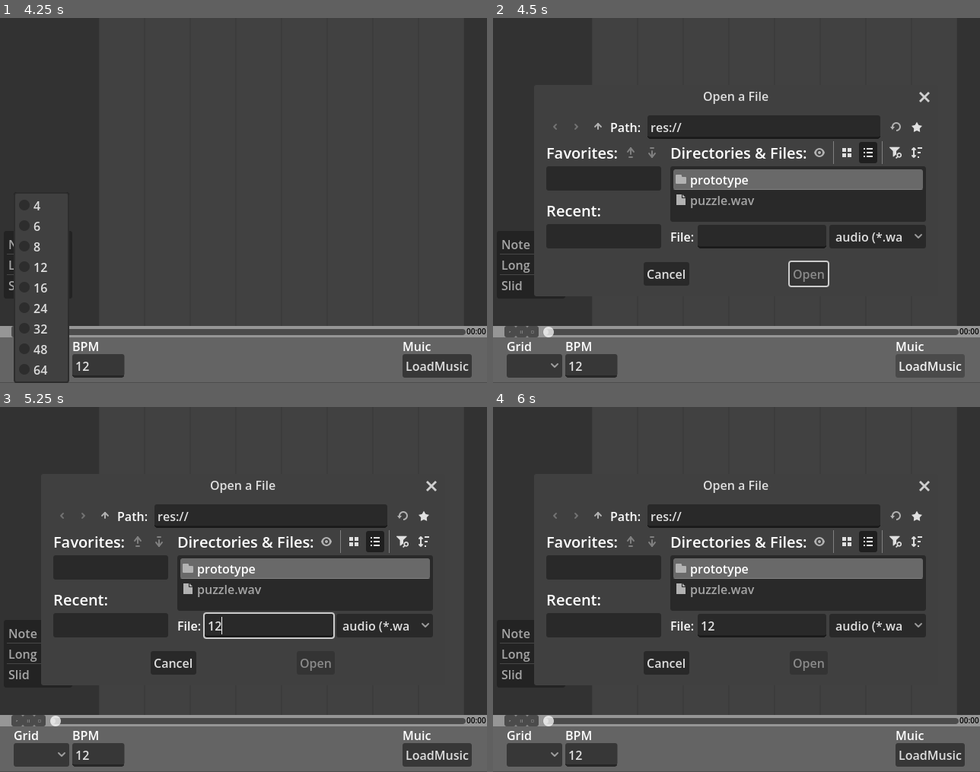
Above: before the commit, frames 1-4 (two rows, left to right).
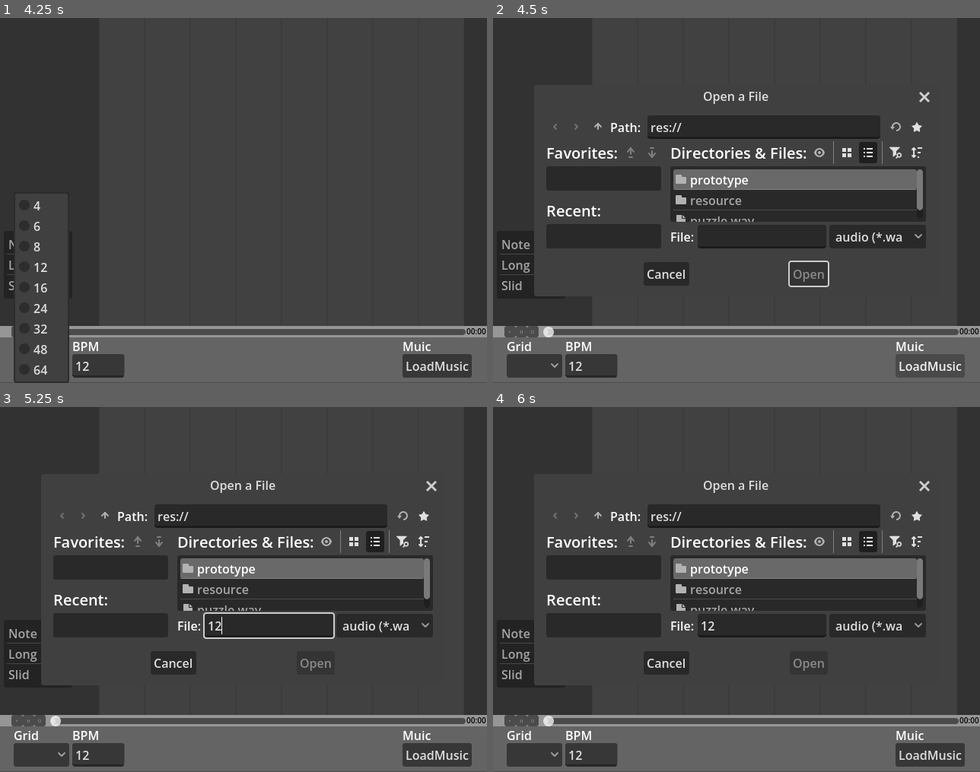
Above: after the commit, the same moments.

Repository: MiliNeDuck56/SightDominate
Game: Godot game, scene res://prototype/levelEditer/level_edit_screen.tscn
Two runs of this game, one before a commit and one after it. Both use one fixed random seed, a clock stepped at 60 frames per second and the inputs below. The project has no main scene, so this scene is started directly.
Inputs (mouse positions are in pixels of both pictures, inside the frame that each line leads up to):
- Up to frame 1 (4.25 s): click (97, 364) at 0.52 s; type "12" at 0.6 s; click ">" at 1.25 s; click "□" at 2 s; click "||" at 2.75 s; click (43, 364) at 3.5 s
- Up to frame 2 (4.5 s): click "LoadMusic" at 4.25 s
- Up to frame 3 (5.25 s): click (267, 626) at 5.02 s; type "12" at 5.1 s
- Up to frame 4 (6 s): click (575, 516) at 5.75 s

Frame 1 is identical in both runs. In frame 2, 0.4% of the frame differs, in the area x 37-89%, y 41-56%; in frame 3, 0.4%; in frame 4, 0.4%.
Error before the commit: Invalid access to property or key 'file_selected' on a base object of type 'Node2D (load_file.gd)'. (res://prototype/levelEditer/level_edit_screen.gd:5)

Commit message:
노래 재생 기능
Pause Ahead(?)

Diff:
--- a/prototype/levelEditer/level_edit_screen.gd
+++ b/prototype/levelEditer/level_edit_screen.gd
@@ -2,8 +2,7 @@
 
 
 func _ready() -> void:
-	$MusicEdit/LoadFile.file_selected.connect(_on_open_music_file_file_selected)
+	$MusicEdit/LoadFile/openMusicFile.file_selected.connect(_on_open_music_file_file_selected)
 
 func _on_open_music_file_file_selected(path: String):
-	$Music.stream = path
-	$Music.stop()
+	$Music.stream = load(path)
--- a/prototype/levelEditer/level_edit_screen.tscn
+++ b/prototype/levelEditer/level_edit_screen.tscn
@@ -7,6 +7,7 @@
 [ext_resource type="PackedScene" uid="uid://b4v5vw8e88ncx" path="res://prototype/levelEditer/levelControl/line_window.tscn" id="5_th8y8"]
 [ext_resource type="PackedScene" uid="uid://c4e4cqq6v328h" path="res://prototype/levelEditer/levelControl/note_select.tscn" id="6_jbm6j"]
 [ext_resource type="PackedScene" uid="uid://b1x0gal6iciva" path="res://prototype/levelEditer/levelControl/music_progress.tscn" id="7_jbbsv"]
+[ext_resource type="Script" uid="uid://dk4ngcyvk16lo" path="res://prototype/levelEditer/music.gd" id="8_iqoha"]
 
 [node name="levelEditScreen" type="Node2D" unique_id=1196907067]
 script = ExtResource("1_jbbsv")
@@ -41,3 +42,4 @@
 position = Vector2(0, 405)
 
 [node name="Music" type="AudioStreamPlayer" parent="." unique_id=1873994961]
+script = ExtResource("8_iqoha")
--- /dev/null
+++ b/prototype/levelEditer/music.gd
@@ -0,0 +1,21 @@
+extends AudioStreamPlayer
+
+var musicPoint = 0
+
+func _ready() -> void:
+	var MusicProgress = $"../LevelEdit/MusicProgress/Buttons"
+
+	MusicProgress.get_node("Play").button_down.connect(MusicPlayButtonDown)
+	MusicProgress.get_node("Pause").button_down.connect(MusicPauseButtonDown)
+	MusicProgress.get_node("Stop").button_down.connect(MusicStopButtonDown)
+
+func MusicPlayButtonDown():
+	self.play(musicPoint)
+
+func MusicPauseButtonDown():
+	musicPoint = self.get_playback_position()
+	self.stop()
+
+func MusicStopButtonDown():
+	musicPoint = 0
+	self.stop()
Not shown, added: prototype/levelEditer/music.gd.uid
Not shown, removed: puzzle.wav.import
Not shown, added: resource/music/outThere_ver_1.wav.import
Not shown, changed: puzzle.wav
Not shown, added: resource/music/outThere_ver_1.wav
